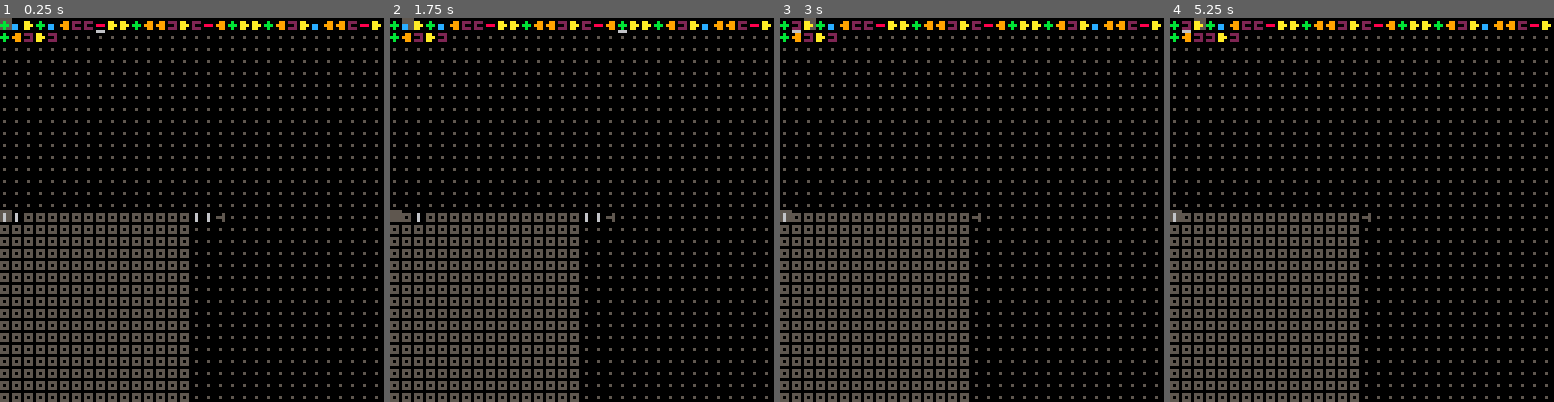
Above: before the commit, frames 1-4 (left to right).
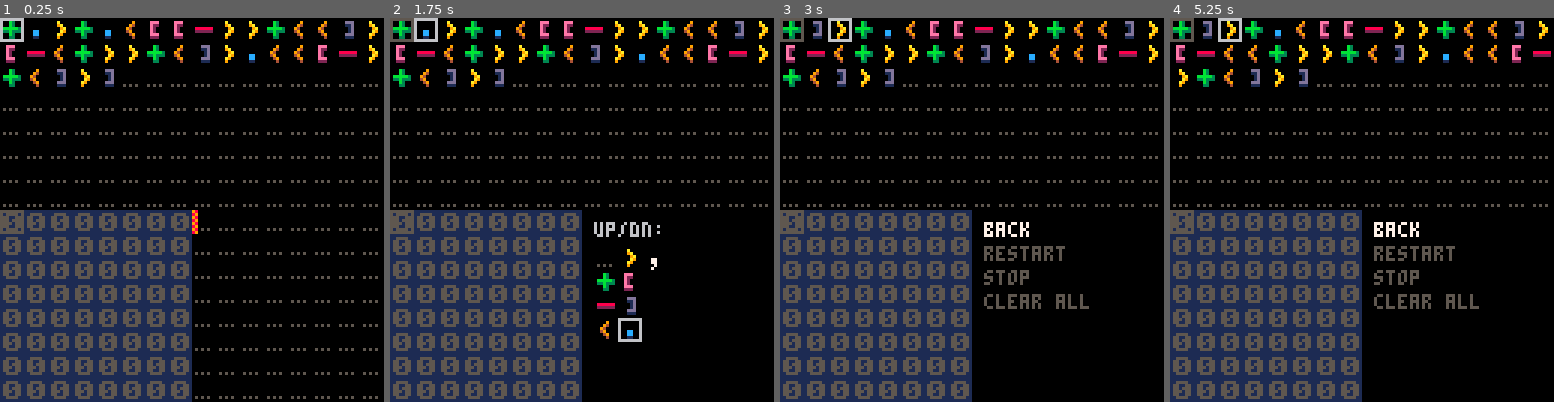
Above: after the commit, the same moments.

Repository: adam-sporka/pico-8-projects
Game: PICO-8 cartridge brainfxxk/brainlove.p8
Same seed, same stepped clock (60 frames per second), same inputs: the game is played once before the commit and once after it.
Inputs:
- Up to frame 1 (0.25 s): no input
- Up to frame 2 (1.75 s): tap X (X key) at 0.33, 1.07 s; tap O (Z key) at 0.7, 1.7 s; hold Right from 1.6 s (still down)
- Up to frame 3 (3 s): tap X (X key) at 1.85, 2.97 s; release Right at 2.1 s; tap O (Z key) at 2.1, 2.5, 2.9 s; hold Up 2.15-2.42 s; hold Right from 2.47 s (still down)
- Up to frame 4 (5.25 s): release Right at 3.03 s; hold Left 3.08-3.58 s; tap O (Z key) every 0.4 s from 3.3 to 4.9 s; hold Down 3.63-3.97 s; hold Right 4.02-4.68 s; tap X (X key) at 4.08, 5.2 s; hold Up 4.73-5.03 s; hold Left from 5.08 s (still down)

The runs differ from the first frame. In frame 1, 26% of the frame differs, in the area x 0-100%, y 0-100%; in frame 2, 28%; in frame 3, 28%; in frame 4, 28%.

Commit message:
Brainf**k (2016-06-11): Bigger font

Diff:
--- a/brainfxxk/brainlove.p8
+++ b/brainfxxk/brainlove.p8
@@ -1,20 +1,21 @@
 pico-8 cartridge // http://www.pico-8.com
 version 7
 __lua__
+base=8
+size=base*base
+gsize=8
+min_op=0
+max_op=8
+
+-- rolling copy
+-- source="+.>++.>+++.<<[.[>>>+<<<-]>]"
+-- filling copy
+-- source="+>++>+++>++++<<<[[>>>>+>+<<<<<-]>>>>>[<<<<<+>>>>>-]<<<<]"
 -- fibbonaci mod 16
 source="+.>+.<[[->>+<<]>[-<+>>+<]>.<<[->+<]>]"
-
--- rolling copy
--- source="+++.>+++++.>++.<<[.[>>>+<<<-]>]"
-
--- filling copy
--- source="+>++>+++>++++<<<[[>>>>+>+<<<<<-]>>>>>[<<<<<+>>>>>-]<<<<]"
-
--- source="++++>++++<[>[-.]++++<-]"
--- source="+>+>+>+[>+>+>+>+]"
--- source=">++++++++[[----------[>>>[>>>>]+[[-]+<[->>>>++>>>>+[>>>>]++[->+<<<<<]]<<<]++++++[>------<-]>--[>>[->>>>]+>+[<<<<]>-]++++<]>]>>>++>+>>[<<[>>>>[-]+++++++++<[>-<-]+++++++++>[-[<->-]+[<<<<]]<[>+<-]>]>[>[>>>>]+[[-]<[+[->>>>]>+<]>[<+>[<<<<]]+<<<<]>>>[->>>>]+>+[<<<<]]>[[>+>>[<<<<+>>>>-]>]<<<<[-]>[-<<<<]]>>>>>>>]>>+[[-]++++++>>>>]<<<<[[<++++++++>-]<.[-]<[-]<[-]<]<+++]"
--- source=">++++++++++>+>+[[+++++[>++++++++<-]>.<++++++[>--------<-]+<<<]>.>>[[-]<[>+<-]>>[<<+>+>-]<[>+<-[>+<-[>+<-[>+<-[>+<-[>+<-[>+<-[>+<-[>+<-[>[-]>+>+<<<-[>+<-]]]]]]]]]]]+>>>]<<<]"
--- source="+[[+]-[-]+]"
+-- start empty
+-- source=""
+
 prog={}
 matching={}
 pc=1
@@ -25,33 +26,23 @@
 
 output={}
 
+state=0
+ui=0
+
 keys={}
-
 function is_held(k) return band(keys[k], 1) == 1 end
 function is_pressed(k) return band(keys[k], 2) == 2 end
 function is_released(k) return band(keys[k], 4) == 4 end
-
 function upd_key(k)
-	if keys[k] == 0 then
-		if btn(k) then keys[k] = 3 end
-	elseif keys[k] == 1 then
-		if btn(k) == false then keys[k] = 4 end
-	elseif keys[k] == 3 then
-		if btn(k) then keys[k] = 1
+	if keys[k] == 0 then if btn(k) then keys[k] = 3 end
+	elseif keys[k] == 1 then if btn(k) == false then keys[k] = 4 end
+	elseif keys[k] == 3 then if btn(k) then keys[k] = 1
 		else keys[k] = 4 end
-	elseif keys[k] == 4 then
-		if btn(k) then keys[k] = 3
-		else keys[k] = 0 end
-	end
-end
-
-function init_keys()
-	for a = 0,5 do keys[a] = 0 end
-end
-
-function upd_keys()
-	for a = 0,5 do upd_key(a) end
-end
+	elseif keys[k] == 4 then if btn(k) then keys[k] = 3
+		else keys[k] = 0 end	end
+end
+function init_keys()	for a = 0,5 do keys[a] = 0 end end
+function upd_keys() for a = 0,5 do upd_key(a) end end
 
 stack={}
 stack_ptr=0
@@ -94,16 +85,23 @@
 	elseif chr=="[" then return 5
 	elseif chr=="]" then return 6
 	elseif chr=="." then return 7
+	elseif chr=="," then return 8
 	else return 0
 	end
 end
 
 function fetch_prog()
-	for a=1,512 do
-	 prog[a]=0
+	for a=1,size*2 do
+		prog[a]=0
 	end
 	for a=1,#source do
 		prog[a]=char_to_opcode(sub(source,a,a))
+	end
+end
+
+function clear_prog()
+	for a=1,size*2 do
+		prog[a]=0
 	end
 end
 
@@ -112,7 +110,7 @@
 	if memory[pointer]>15 then
 	 memory[pointer]=0
 	end
-	sfx(memory[pointer],1)
+	-- sfx(memory[pointer],1)
 	pc+=1
 end
 
@@ -121,19 +119,19 @@
 	if memory[pointer]<0 then
 	 memory[pointer]=15
 	end
-	sfx(memory[pointer],1)
+	--	sfx(memory[pointer],1)
 	pc+=1
 end
 
 function left()
 	pointer-=1
-	if pointer<1 then pointer=256 end
+	if pointer<1 then pointer=size end
 	pc+=1
 end
 
 function right()
 	pointer+=1
-	if pointer>256 then pointer=1 end
+	if pointer>size then pointer=1 end
 	pc+=1
 end
 
@@ -142,24 +140,31 @@
 		pc+=1
 	else
 		pc=matching[pc]+1
- 	sfx(17,3)
+ 	-- sfx(17,3)
 	end
 end
 
 function close()
 	pc=matching[pc]
-	sfx(16,2)
+	-- sfx(16,2)
 end
 
 function out()
-	if #output<255 then
+	if #output<size-1 then
 		add(output,memory[pointer])
 	end
 	pc+=1
- 	sfx(18,0)
+	-- sfx(18,0)
+	-- sfx(memory[pointer],1)
+end
+
+function inp()
+	memory[pointer]=flr(rnd(16))
+	pc+=1
 end
 
 function exec_step()
+	-- sfx(memory[pointer],1)
 	success=true
 	if pc>#prog then
 		return false
@@ -172,6 +177,7 @@
 	elseif opcode==5 then open()
 	elseif opcode==6 then close()
 	elseif opcode==7 then out()
+	elseif opcode==8 then inp()
 	else
 		success=false
 	end
@@ -179,121 +185,204 @@
 end
 
 function wrap(addr)
- x=(addr-1)%16
- y=flr((addr-1)/16)
- return x,y
+	x=(addr-1)%base
+	y=flr((addr-1)/base)
+	return x,y
 end
 
 function wrap_src(addr)
- x=(addr-1)%32
- y=flr((addr-1)/32)
- return x,y
+	x=(addr-1)%(base*2)
+	y=flr((addr-1)/(base*2))
+	return x,y
 end
 
 function draw_cursor()
 	x,y=wrap_src(curs)
-	spr(33,x*4,y*4)
+	spr(33,x*gsize,y*gsize)
 end
 
 function draw_code()
 	for a=1,#prog do
 		x,y=wrap_src(a)
-		spr(prog[a]+16,x*4,y*4)
+		spr(prog[a]+16,x*gsize,y*gsize)
 	end
 	x,y=wrap_src(pc)
-	spr(32,x*4,y*4+4)
+	spr(34,x*gsize,y*gsize)
 end
 
 function draw_memory()
+	rectfill(0,64,63,127,1)
+	for a=1,size do
+		x,y=wrap(a)
+		spr(memory[a]+64,x*gsize,y*gsize+64)
+	end
 	x,y=wrap(pointer)
-	spr(33,x*4,y*4+64)
-	for a=1,256 do
-		x,y=wrap(a)
-		spr(memory[a]+64,x*4,y*4+64)
-	end
+	spr(34,x*gsize,y*gsize+64)
 end
 
 function draw_output()
 	for a=1,#output do
 		x,y=wrap(a)
-		spr(output[a]+64,64+x*4,64+y*4)
+		spr(output[a]+64,64+x*gsize,64+y*gsize)
 	end
 	x,y=wrap(#output+1)
-	spr(64+16,64+x*4,64+y*4)
-	if #output+2<256 then
-		for a=#output+2,256 do
+	spr(64+16,64+x*gsize,64+y*gsize)
+	if #output+2<size then
+		for a=#output+2,size do
  		x,y=wrap(a)
-	 	spr(0+16,64+x*4,64+y*4)
+	 	spr(0+16,64+x*gsize,64+y*gsize)
 		end
 	end
 end
 
 function initialize_memory()
-	for a=1,256 do
+	for a=1,size do
 		memory[a]=0
 	end
 end
 
 function restart()
- pc=1
- pointer=1
- initialize_memory()
- match_brackets()
- output={}
+	pc=1
+	pointer=1
+	state=1
+	initialize_memory()
+	match_brackets()
+	output={}
+end
+
+function stop()
+	state=0
+end
+
+function clear_all()
+	initialize_memory()
+	curs=1
+	pointer=1
+	clear_prog()
+	output={}
+end
+
+menu_choices={}
+menu_choices[0]="back"
+menu_choices[1]="restart"
+menu_choices[2]="stop"
+menu_choices[3]="clear all"
+
+function draw_menu()
+	for a=0,#menu_choices do
+		color=5
+		if menu_selection==a then
+			color=7
+		end
+		print(menu_choices[a],68,68+a*8,color)
+	end
+end
+
+function exec_menu()
+	if menu_selection==1 then
+		restart()
+	elseif menu_selection==2 then
+		stop()
+	elseif menu_selection==3 then
+		clear_all()
+	end
+end
+
+function wrap_cell_edit(i)
+	x=flr(i/4)
+	y=i%4
+	return x,y
+end
+
+function draw_cell_edit()
+	print("up/dn:",68,68,6)
+	for a=min_op,max_op do
+		x,y=wrap_cell_edit(a)
+		spr(16+a,68+x*8,68+8+y*8)
+	end
+	x,y=wrap_cell_edit(prog[curs])
+	spr(33,68+x*8,68+8+y*8)
 end
 
 function _draw()
 	rectfill(0,0,127,127,0)
-	exec_step()
-	draw_cursor()
 	draw_code()
 	draw_memory()
-	draw_output()
+	draw_cursor()
+	if ui==0 then
+		draw_output()
+	elseif ui==1 then
+		draw_menu()
+	elseif ui==2 then
+		draw_cell_edit()
+	end
 end
 
 function del_code()
- for a=curs,255 do
-  prog[a]=prog[a+1]
- end
- prog[256]=0
- if pc>curs then pc-=1 end
+	for a=curs,size*2 do
+		prog[a]=prog[a+1]
+	end
+	prog[size]=0
+	if pc>curs then pc-=1 end
 end
 
 function ins_code()
- for a=255,curs,-1 do
-  prog[a+1]=prog[a]
- end
- match_brackets()
- if pc>curs then pc+=1 end
+	for a=size*2,curs,-1 do
+		prog[a+1]=prog[a]
+	end
+	match_brackets()
+	if pc>curs then pc+=1 end
 end
 
 function _update()
 	upd_keys()
-	if btn(4) then
-		if btnp(2) then
-			prog[curs]-=1
-		elseif btnp(3) then
-			prog[curs]+=1
-		elseif btnp(0) then
-			del_code()
-		elseif btnp(1) then
-			ins_code()
+	if ui==1 then
+		if is_pressed(2) then
+			menu_selection-=1
+		elseif is_pressed(3) then
+			menu_selection+=1
+		elseif is_released(5) then
+			exec_menu()
+			ui=0
 		end
-	elseif btnp(5) then
-		restart()
 	else
-		if btnp(0) then curs-=1
-		elseif btnp(1) then curs+=1
-		elseif btnp(2) then curs-=32
-		elseif btnp(3) then curs+=32
+		ui=0
+		if btn(4) then
+			ui=2
+			if btnp(2) then
+				prog[curs]-=1
+				if prog[curs]<0 then prog[curs]=0 end
+			elseif btnp(3) then
+				prog[curs]+=1
+				if prog[curs]>max_op then prog[curs]=max_op end
+			elseif btnp(0) then
+				del_code()
+			elseif btnp(1) then
+				ins_code()
+			end
+		elseif is_pressed(5) then
+			menu_selection=0
+			ui=1
+		elseif is_released(5) then
+			exec_menu()
+			ui=0
+		else
+			if btnp(0) then curs-=1
+			elseif btnp(1) then curs+=1
+			elseif btnp(2) then curs-=base*2
+			elseif btnp(3) then curs+=base*2
+			end
+			if curs<1 then curs=1 end
+			if curs>size then curs=size end
 		end
-		if curs<1 then curs=1 end
-		if curs>256 then curs=256 end
+		if state==1 then
+			exec_step()
+		end
 	end
 end
 
 function _init()
- init_keys()
+	init_keys()
 	initialize_memory()
 	fetch_prog()
 	match_brackets()
Not shown, changed: 29 lines of the sprite sheet (__gfx__) section of brainfxxk/brainlove.p8
